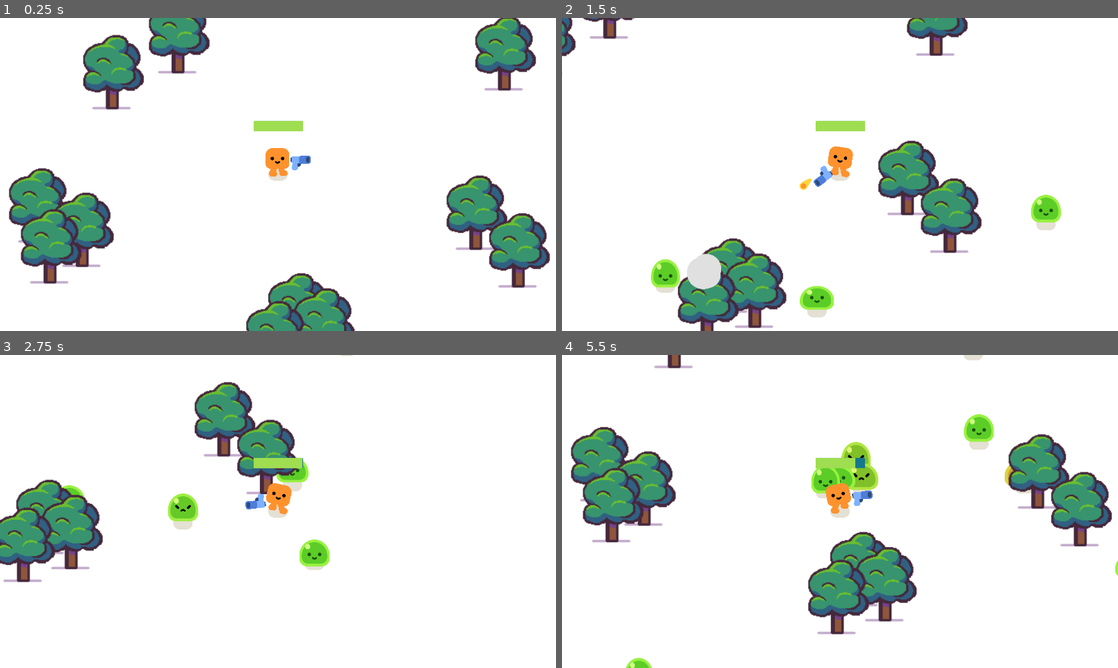
Above: before the commit, frames 1-4 (two rows, left to right).
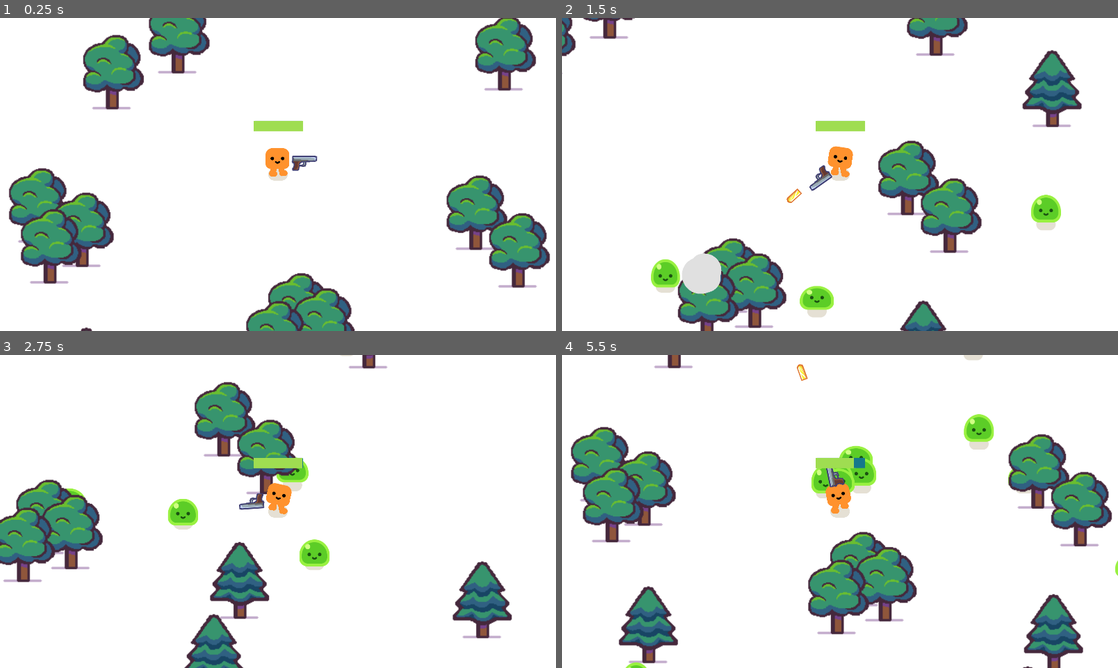
Above: after the commit, the same moments.

Repository: hanna-tay/group4
Game: Godot game, scene res://survivors_game.tscn
Two runs of this game, one before a commit and one after it. Both use one fixed random seed, a clock stepped at 60 frames per second and the inputs below.
Inputs:
- Up to frame 1 (0.25 s): no input
- Up to frame 2 (1.5 s): hold D (move_right) 0.53-1.28 s; hold S (move_down) from 1.28 s (still down)
- Up to frame 3 (2.75 s): release S (move_down) at 2.03 s; hold D (move_right) from 2.03 s (still down)
- Up to frame 4 (5.5 s): release D (move_right) at 2.78 s; hold W (move_up) 2.78-3.53 s; hold A (move_left) 3.53-5.03 s; hold S (move_down) from 5.03 s (still down)

The runs differ from the first frame. In frame 1, 0.2% of the frame differs, in the area x 14-58%, y 44-100%; in frame 2, 2.5%; in frame 3, 4.9%, in the area x 11-93%, y 0-100%; in frame 4, 4.1%.

Commit message:
more new assets
second tree + weapon reskin

Diff:
--- a/2d-project-completed/bullet_2d.tscn
+++ b/2d-project-completed/bullet_2d.tscn
@@ -1,7 +1,7 @@
 [gd_scene format=3 uid="uid://br65mgv2n0bbd"]
 
 [ext_resource type="Script" uid="uid://coarsyh1eafkp" path="res://bullet_2d.gd" id="1_lg2ne"]
-[ext_resource type="Texture2D" uid="uid://dftkbqwsfd68r" path="res://pistol/projectile.png" id="2_q0pid"]
+[ext_resource type="Texture2D" uid="uid://cx1htf4hunqk3" path="res://pistol/bullet_sprite.png" id="2_e2vlj"]
 
 [sub_resource type="CircleShape2D" id="CircleShape2D_naqkr"]
 radius = 15.0333
@@ -14,10 +14,12 @@
 script = ExtResource("1_lg2ne")
 
 [node name="Sprite" type="Sprite2D" parent="." unique_id=781331271]
-position = Vector2(-11, -1)
-texture = ExtResource("2_q0pid")
+position = Vector2(17, 0)
+scale = Vector2(1.01875, 1.01875)
+texture = ExtResource("2_e2vlj")
 
 [node name="CollisionShape2D" type="CollisionShape2D" parent="." unique_id=1998346021]
+position = Vector2(20, 0)
 shape = SubResource("CircleShape2D_naqkr")
 
 [connection signal="body_entered" from="." to="." method="_on_body_entered"]
--- a/2d-project-completed/gun.tscn
+++ b/2d-project-completed/gun.tscn
@@ -1,7 +1,7 @@
 [gd_scene format=3 uid="uid://cphcr81upg72i"]
 
 [ext_resource type="Script" uid="uid://bhbi365xsk225" path="res://gun.gd" id="1_sluxj"]
-[ext_resource type="Texture2D" uid="uid://cswb5do8rrj7q" path="res://pistol/pistol.png" id="2_idur6"]
+[ext_resource type="Texture2D" uid="uid://dr5lfubpjqso2" path="res://pistol/weapon_sprite.png" id="2_dk5gl"]
 
 [sub_resource type="CircleShape2D" id="CircleShape2D_nthgb"]
 radius = 987.0
@@ -20,7 +20,9 @@
 gizmo_extents = 47.7
 
 [node name="Pistol" type="Sprite2D" parent="WeaponPivot" unique_id=1241120187]
-texture = ExtResource("2_idur6")
+position = Vector2(-9.536743e-07, 1)
+scale = Vector2(1.6249999, 1.625)
+texture = ExtResource("2_dk5gl")
 offset = Vector2(16, 0)
 
 [node name="ShootingPoint" type="Marker2D" parent="WeaponPivot/Pistol" unique_id=1993003497]
--- a/2d-project-completed/survivors_game.tscn
+++ b/2d-project-completed/survivors_game.tscn
@@ -4,6 +4,7 @@
 [ext_resource type="PackedScene" uid="uid://dsw8raqgacxsc" path="res://player.tscn" id="2_a7q7f"]
 [ext_resource type="PackedScene" uid="uid://c2qg1nuvfnd4q" path="res://trees/pine_tree.tscn" id="3_6h7ij"]
 [ext_resource type="PackedScene" uid="uid://s5nhswwwtks2" path="res://pause_menu.tscn" id="3_qqaft"]
+[ext_resource type="PackedScene" uid="uid://cacsw10544psf" path="res://trees/pine_tree2.tscn" id="5_7jj1j"]
 
 [sub_resource type="Curve2D" id="Curve2D_cp6e5"]
 _data = {
@@ -104,5 +105,38 @@
 [node name="PineTree10" parent="." unique_id=1043826134 instance=ExtResource("3_6h7ij")]
 position = Vector2(-573, -231)
 
+[node name="PineTree12" parent="." unique_id=195003767 instance=ExtResource("5_7jj1j")]
+position = Vector2(-1102, -291)
+
+[node name="PineTree13" parent="." unique_id=333592345 instance=ExtResource("5_7jj1j")]
+position = Vector2(1183, -50)
+
+[node name="PineTree14" parent="." unique_id=2126174805 instance=ExtResource("5_7jj1j")]
+position = Vector2(-661, 787)
+
+[node name="PineTree15" parent="." unique_id=241192326 instance=ExtResource("5_7jj1j")]
+position = Vector2(738, 814)
+
+[node name="PineTree16" parent="." unique_id=1154050601 instance=ExtResource("5_7jj1j")]
+position = Vector2(-742, -1000)
+
+[node name="PineTree17" parent="." unique_id=1778378754 instance=ExtResource("5_7jj1j")]
+position = Vector2(814, -990)
+
+[node name="PineTree18" parent="." unique_id=699798560 instance=ExtResource("5_7jj1j")]
+position = Vector2(-1186, 1208)
+
+[node name="PineTree19" parent="." unique_id=1127816697 instance=ExtResource("5_7jj1j")]
+position = Vector2(649, 1063)
+
+[node name="PineTree20" parent="." unique_id=2144008968 instance=ExtResource("5_7jj1j")]
+position = Vector2(1576, 881)
+
+[node name="PineTree21" parent="." unique_id=375945123 instance=ExtResource("5_7jj1j")]
+position = Vector2(1767, -948)
+
+[node name="PineTree22" parent="." unique_id=2098216945 instance=ExtResource("5_7jj1j")]
+position = Vector2(-1562, -1078)
+
 [connection signal="timeout" from="Timer" to="." method="_on_timer_timeout"]
 [connection signal="health_depleted" from="Player" to="." method="_on_player_health_depleted"]
--- /dev/null
+++ b/2d-project-completed/trees/pine_tree2.tscn
@@ -0,0 +1,26 @@
+[gd_scene format=3 uid="uid://cacsw10544psf"]
+
+[ext_resource type="Texture2D" uid="uid://b7rhtttevhxtj" path="res://characters/ground_shadow.png" id="1_oqbg1"]
+[ext_resource type="Texture2D" uid="uid://bmeyyxxdp7vog" path="res://trees/pine_sprite.png" id="2_oqbg1"]
+
+[sub_resource type="CircleShape2D" id="CircleShape2D_im3ph"]
+radius = 22.4571
+
+[node name="PineTree" type="StaticBody2D" unique_id=195003767]
+
+[node name="CollisionShape2D" type="CollisionShape2D" parent="." unique_id=974039017]
+position = Vector2(0, -8)
+shape = SubResource("CircleShape2D_im3ph")
+
+[node name="GroundShadow" type="Sprite2D" parent="." unique_id=63197420]
+visible = false
+modulate = Color(0.898039, 0.878431, 0.831373, 1)
+z_index = -1
+z_as_relative = false
+scale = Vector2(0.817308, 0.817308)
+texture = ExtResource("1_oqbg1")
+
+[node name="PineTree" type="Sprite2D" parent="." unique_id=2053190559]
+position = Vector2(-2.0000038, -121.99999)
+scale = Vector2(2.7875, 2.7875)
+texture = ExtResource("2_oqbg1")
Binary file added: 2d-project-completed/pistol/bullet_sprite.png
Not shown, added: 2d-project-completed/pistol/bullet_sprite.png.import
Binary file added: 2d-project-completed/pistol/weapon_sprite.png
Not shown, added: 2d-project-completed/pistol/weapon_sprite.png.import
Binary file added: 2d-project-completed/trees/pine_sprite.png
Not shown, added: 2d-project-completed/trees/pine_sprite.png.import
